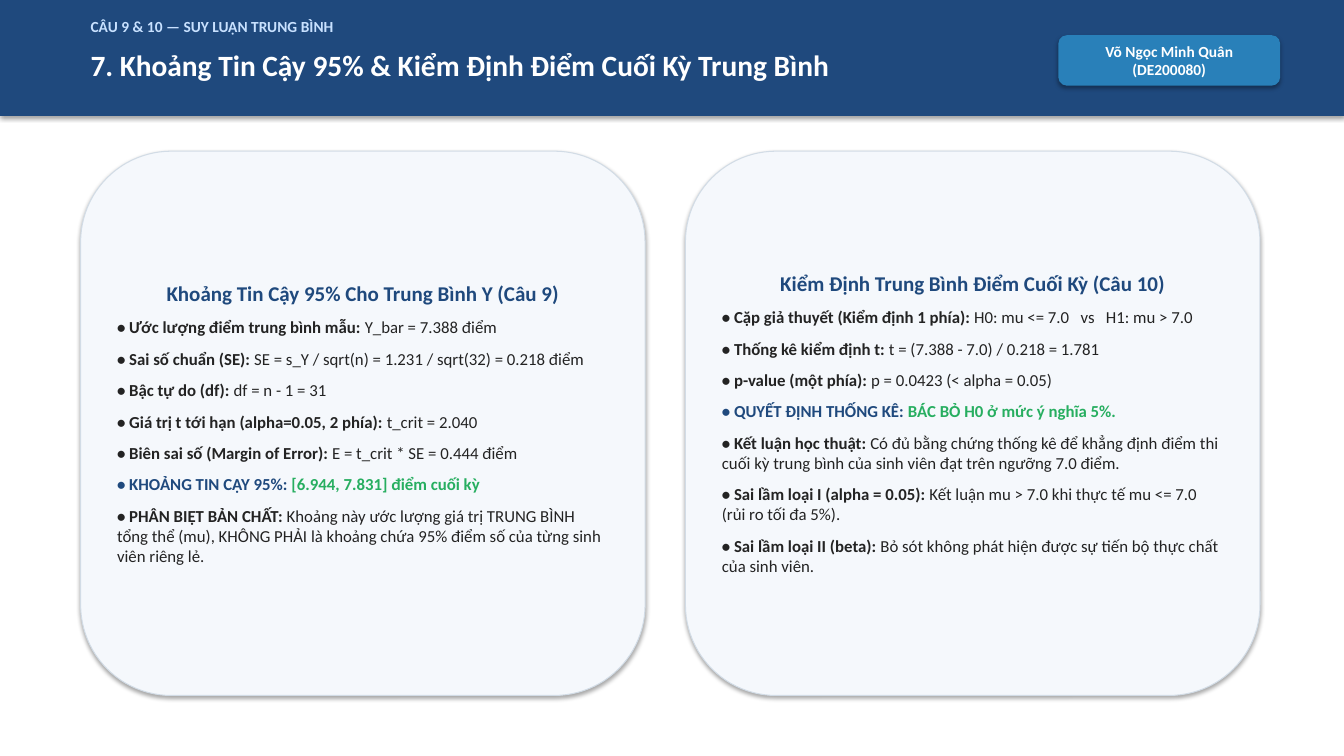
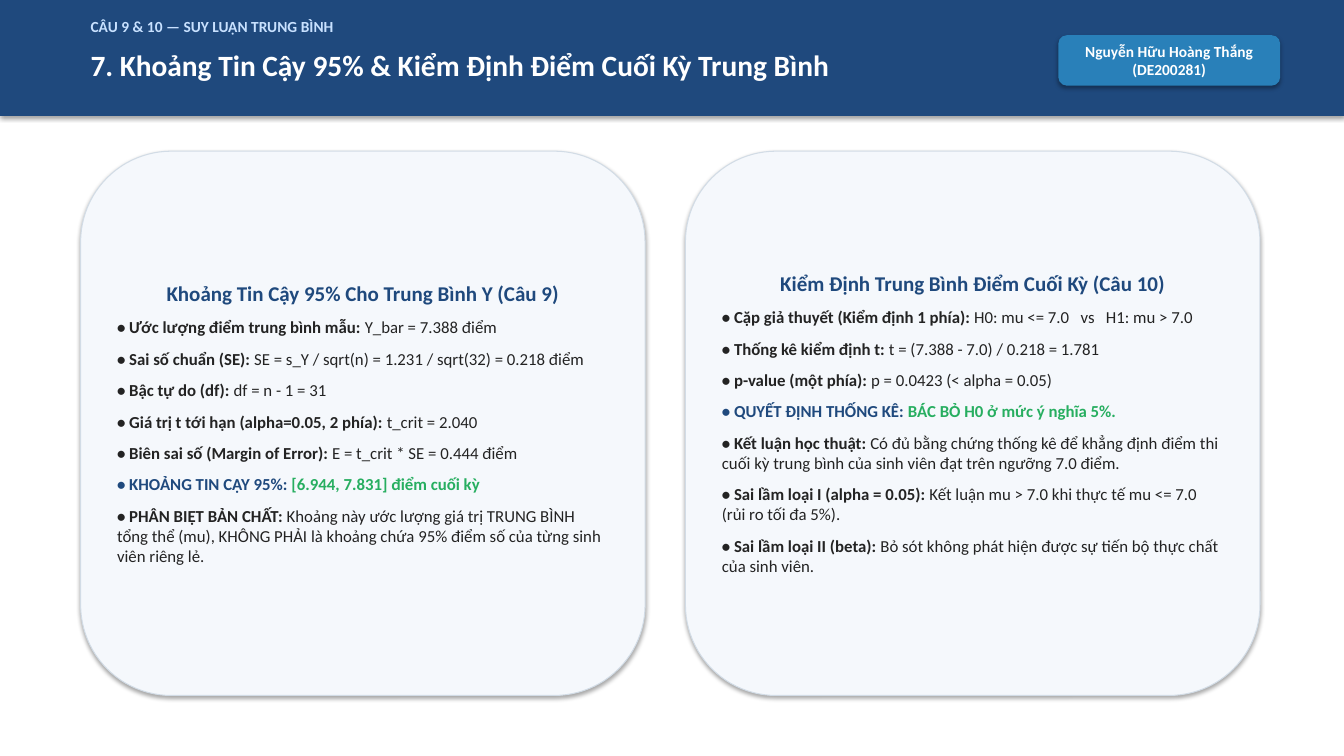
Before and after one commit to hieune321/mas-project-topic1, a slide deck: slide 8 of outputs/reports/Computer_Project_Topic_1_Slides.pptx. Drawn at 1344x756 pixels with LibreOffice and Linux fonts; fonts in the diff are those of the drawing. Boxes give left, top, right and bottom in pixels: in the first picture for what was removed or moved away, otherwise in the second. Text is boxed around its words. In the diff, an @@ line names an element or a change of style, - is before the commit and + after.

```diff
--- a/outputs/reports/Computer_Project_Topic_1_Slides.pptx
+++ b/outputs/reports/Computer_Project_Topic_1_Slides.pptx
@@ text in rounded rectangle at box(1085, 44, 1253, 77): text changed @@
-Võ Ngọc Minh Quân (DE200080)
+Nguyễn Hữu Hoàng Thắng (DE200281)
```
Also in this commit, not shown: 10 other slides changed, 17 other files.
